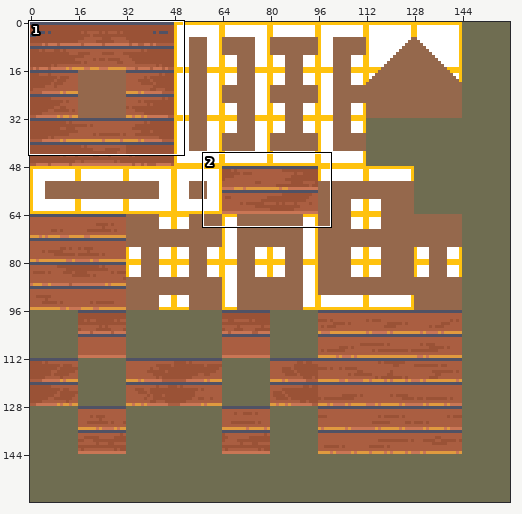
Sprite sheet -- images/experimental/rpg/floorboards-c.png. The picture above shows the old version from afar; the outline marks the close-up.
Close-up. Before the commit:
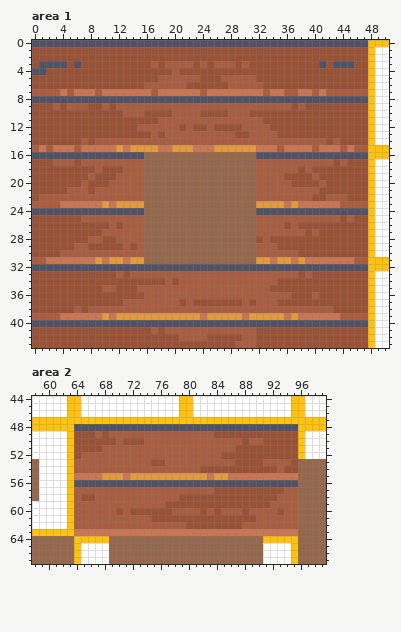
The file is 160x160 pixels. Shown: area 1: x 0..50, y 0..43; area 2: x 58..99, y 44..67. The commit also changed other parts of the picture, which this record leaves out.
Now the later version:
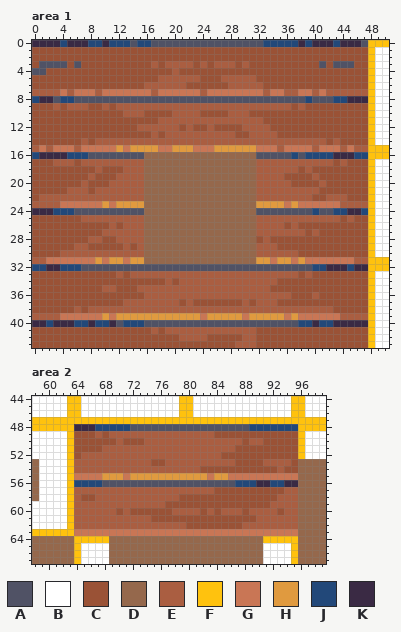
Palette (. is transparent): A #505265  B #ffffff  C #9a5236  D #95684c  E #aa5e41  F #ffc20e  G #c97655  H #e09a3f  J #224879  K #3a2a44
What changed:
Area 1:
Colour A gives way to colour J in row 0 at x 4, 8 to 9, 11 to 13, 15 to 16, 33 to 37, 39 and 43; in row 8 at x 0, 4 to 5, 39 and 43 to 44; in row 16 at x 0, 5 to 7, 37, 39 to 42 and 46 to 47; in row 24 at x 3 to 5, 40, 43 to 44 and 47; in row 32 at x 0 to 1, 4 to 6, 40 to 41 and 45; in row 40 at x 2, 6 to 7, 9 to 10, 13 to 15, 38 to 39 and 41 to 42.
Colour A gives way to colour K in row 0 at x 0 to 3, 5 to 7, 10, 38, 40 to 42 and 44 to 46; in row 8 at x 1 to 2 and 45 to 47; in row 16 at x 1 to 4 and 43 to 45; in row 24 at x 0 to 2 and 45 to 46; in row 32 at x 2 to 3, 42 to 44 and 46 to 47; in row 40 at x 0 to 1, 3 to 5, 8, 11, 40 and 43 to 47.
Area 2:
Colour A gives way to colour J in row 48 at x 67 to 71 and 89 to 95; in row 56 at x 64 to 67, 87 to 89 and 92 to 93.
Colour A gives way to colour K in row 48 at x 64 to 66; in row 56 at x 90 to 91 and 94 to 95.
